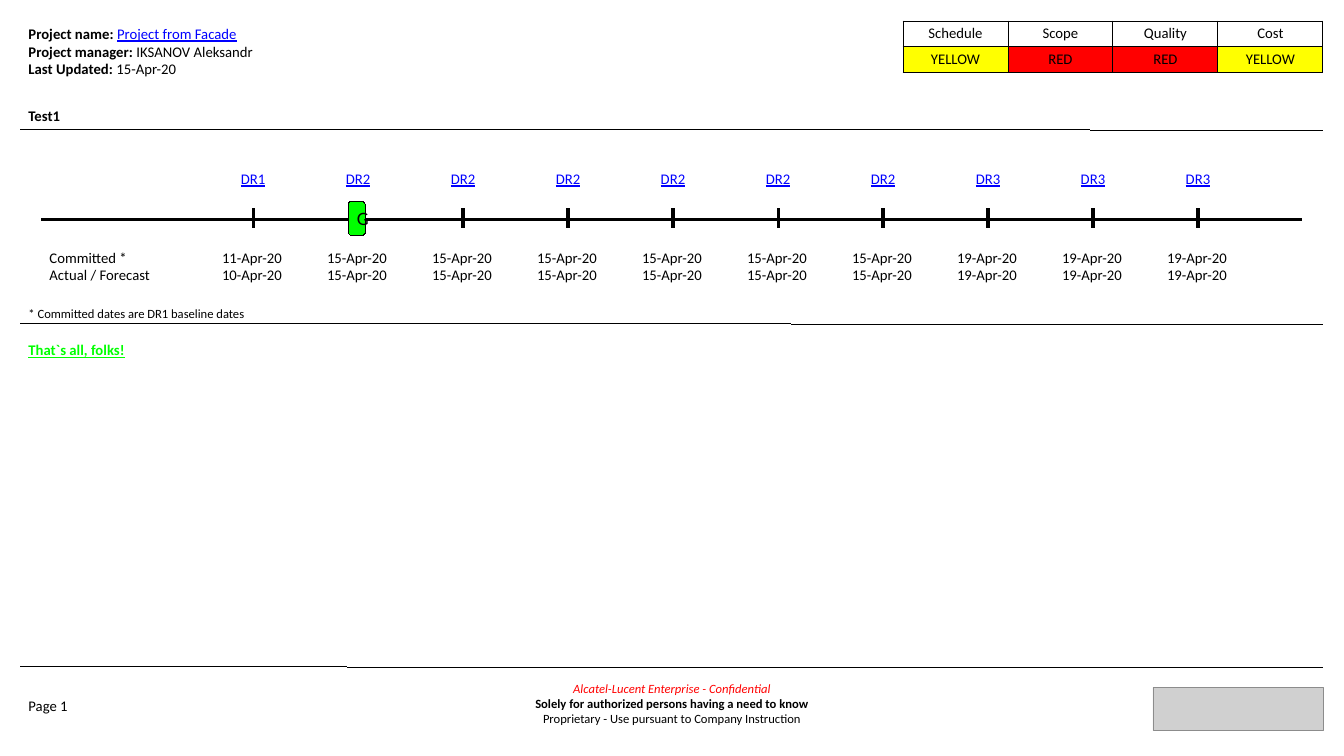
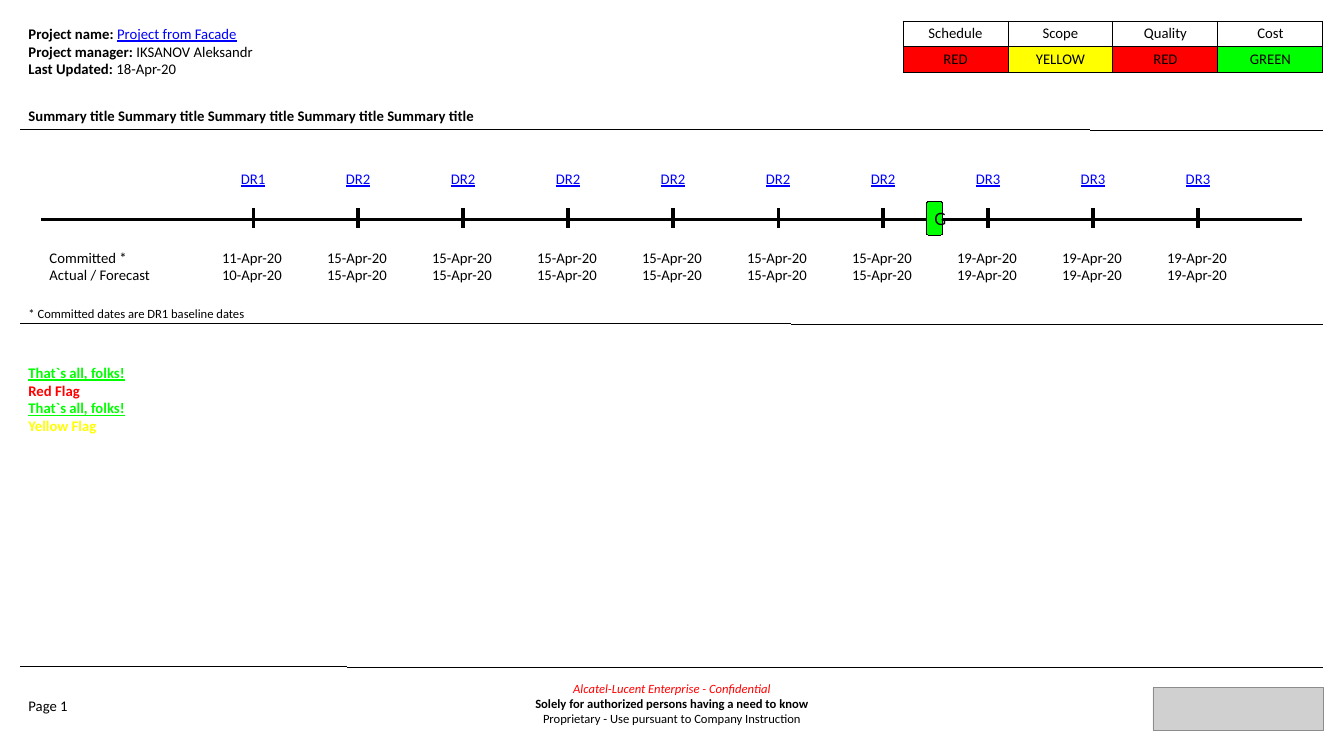
Before and after one commit to TheDiamondDoge/management_board_file_processors, a slide deck: slide 1 of html-to-ppt/createMultipageCustomizablePpt.pptx. Drawn at 1344x756 pixels with LibreOffice and Linux fonts; fonts in the diff are those of the drawing; grey boxes stand for pictures; background and template pictures are left out. Boxes give left, top, right and bottom in pixels: in the first picture for what was removed or moved away, otherwise in the second. Text is boxed around its words. In the diff, an @@ line names an element or a change of style, - is before the commit and + after.

```diff
--- a/html-to-ppt/createMultipageCustomizablePpt.pptx
+++ b/html-to-ppt/createMultipageCustomizablePpt.pptx
@@ text at (28,28,253,77): text changed @@
-Project name: Project from Facade
-Project manager: IKSANOV Aleksandr
-Last Updated: 15-Apr-20
+Project name: Project from Facade
+Project manager: IKSANOV Aleksandr
+Last Updated: 18-Apr-20
@@ table at (903,21,1323,100) @@
-row 2: YELLOW | RED | RED | YELLOW
+row 2: RED | YELLOW | RED | GREEN
@@ fill #FFFF00 to #FF0000 in row 2, column 1 @@
@@ fill #FF0000 to #FFFF00 in row 2, column 2 @@
@@ fill #FFFF00 to #00FF00 in row 2, column 4 @@
@@ text at (28,110,474,124): text changed @@
-Test1
+Summary title Summary title Summary title Summary title Summary title
@@ rectangle added at (357,209,359,228), fill #000000, outline #000000 0.75 pt @@
@@ rounded rectangle "G": place and size @@
-rounded rectangle "G" at (348,202,365,235)
+rounded rectangle "G" at (926,202,943,235)
@@ text at (28,385,125,434): paragraphs added @@
+Red Flag
+That`s all, folks!
+Yellow Flag
```
Also in this commit, not shown: 4 other slides changed, 2 slides added, 6 other files.
